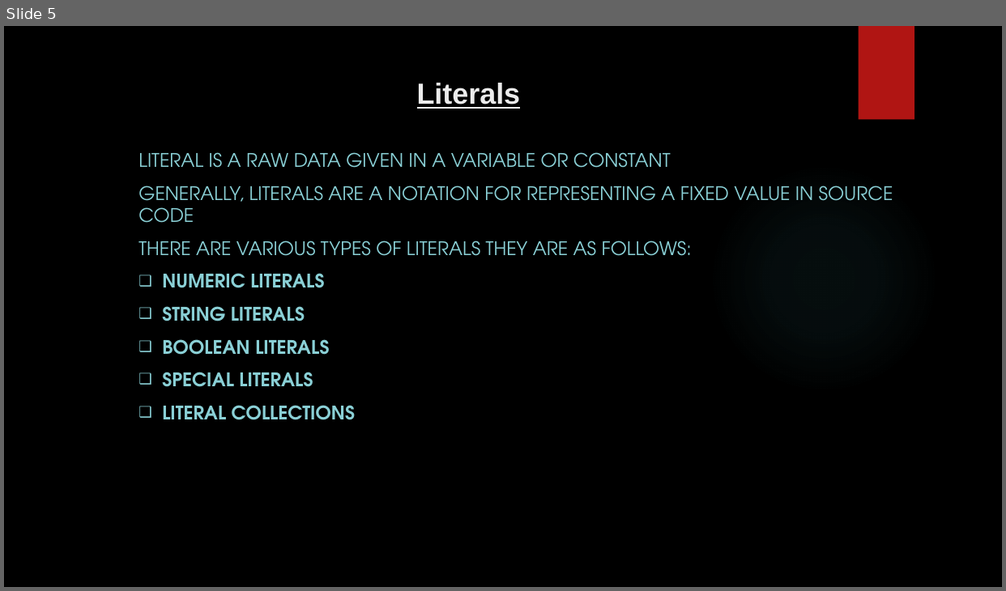
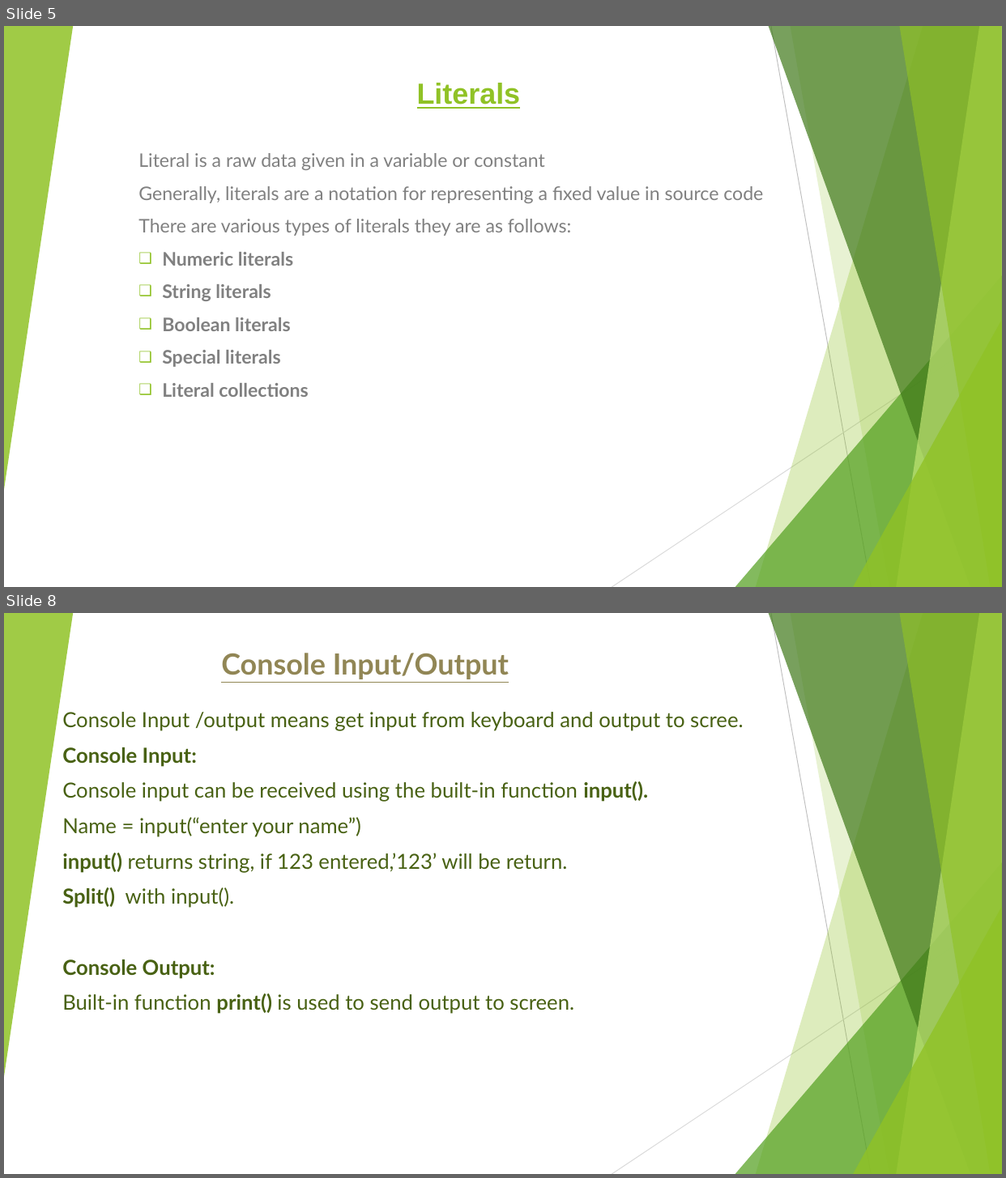
Before and after one commit to tauovir/Materials, a slide deck: Python Session/Python_9_may.pptx. Shown one above the other, each under a label of ours: slide 5 before the commit, slides 5 and 8 after it; the slides between them are not shown. The pictures are 1006x591 and 1006x1178 pixels, drawn with LibreOffice and Linux fonts; fonts in the diff are those of the drawing; background and template pictures are left out. Boxes give left, top, right and bottom in pixels: in the first picture for what was removed or moved away, otherwise in the second. Text is boxed around its words. In the diff, an @@ line names an element or a change of style, - is before the commit and + after.

Commit message:
string and list

```diff
--- a/Python Session/Python_9_may.pptx
+++ b/Python Session/Python_9_may.pptx
@@ slide 8 added at <box>4,613,1002,1174</box>, background #FFFFFF; not listed: 10 template elements that a slide beside it also shows @@
@@ title added at <box>221,653,509,679</box>, 28 pt, text #918655, bold, underline @@
+Console Input/Output
@@ subtitle added at <box>62,712,743,1014</box>, 20 pt, text #486113 @@
+Console Input /output means get input from keyboard and output to scree.
+Console Input:
+Console input can be received using the built-in function input().
+Name = input(“enter your name”)
+input() returns string, if 123 entered,’123’ will be return.
+Split() with input().
+Console Output:
+Built-in function print() is used to send output to screen.
@@ slide 5 changed as well @@
@@ background picture (left out) to #FFFFFF @@
@@ group added at <box>4,26,1002,587</box>: 5 freeform shapes, 3 triangles, 2 lines @@
@@ title "Literals" at <box>417,83,521,109</box>: text colour #EBEBEB to #90C226 @@
@@ rectangle removed at <box>859,26,914,120</box> @@
@@ subtitle at <box>138,153,763,397</box>: text changed; font TeX Gyre Adventor to Lato; text colour #8AD0D6 to #808080 @@
-LITERAL IS A RAW DATA GIVEN IN A VARIABLE OR CONSTANT
-GENERALLY, LITERALS ARE A NOTATION FOR REPRESENTING A FIXED VALUE IN SOURCE CODE
-THERE ARE VARIOUS TYPES OF LITERALS THEY ARE AS FOLLOWS:
-❑ NUMERIC LITERALS
-❑ STRING LITERALS
-❑ BOOLEAN LITERALS
-❑ SPECIAL LITERALS
-❑ LITERAL COLLECTIONS
+Literal is a raw data given in a variable or constant
+Generally, literals are a notation for representing a fixed value in source code
+There are various types of literals they are as follows:
+❑ Numeric literals
+❑ String literals
+❑ Boolean literals
+❑ Special literals
+❑ Literal collections
@@ ellipse removed at <box>709,163,939,394</box> @@
```
Also in this commit, not shown: 7 other slides changed, 2 other slides added, 10 other files.
